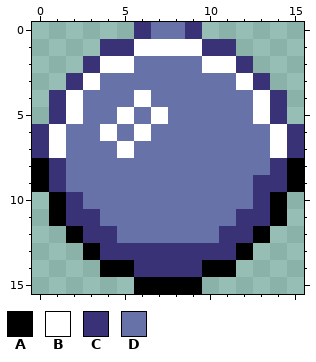
Pixel-art sprite: assets/sprites/4c_16_16_ball.png. This is how it looked before the edit.
The file is 16x16 pixels.
Palette (. is transparent): A #000000  B #ffffff  C #3a3277  D #6772a9
The result:
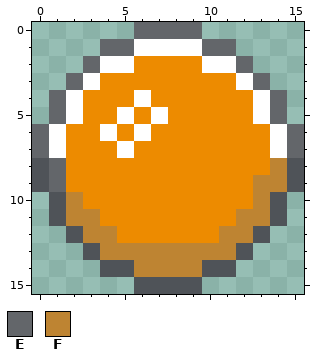
Colours new in this view: E #63666a  F #be8432
Change:
{"colour":"A","old":"#000000","new":"#4f5358"}
{"colour":"D","old":"#6772a9","new":"#ed8b00"}
{"y":0,"x":6,"old":"CDDC","new":"EEEE"}
{"y":1,"x":4,"old":"CC","new":"EE"}
{"y":1,"x":10,"old":"CC","new":"EE"}
{"y":2,"x":3,"old":"C","new":"E"}
{"y":2,"x":12,"old":"C","new":"E"}
{"y":3,"x":2,"old":"C","new":"E"}
{"y":3,"x":13,"old":"C","new":"E"}
{"y":4,"x":1,"old":"C","new":"E"}
{"y":4,"x":14,"old":"C","new":"E"}
{"y":5,"x":1,"old":"C","new":"E"}
{"y":5,"x":14,"old":"C","new":"E"}
{"y":6,"x":0,"old":"C","new":"E"}
{"y":6,"x":15,"old":"C","new":"E"}
{"y":7,"x":0,"old":"C","new":"E"}
{"y":7,"x":15,"old":"C","new":"E"}
{"y":8,"x":1,"old":"C","new":"E"}
{"y":8,"x":14,"old":"C","new":"F"}
{"y":9,"x":1,"old":"C","new":"E"}
{"y":9,"x":13,"old":"CC","new":"FF"}
{"y":10,"x":2,"old":"C","new":"F"}
{"y":10,"x":13,"old":"C","new":"F"}
{"y":11,"x":2,"old":"CC","new":"FF"}
{"y":11,"x":12,"old":"CC","new":"FF"}
{"y":12,"x":3,"old":"CC","new":"FF"}
{"y":12,"x":11,"old":"CC","new":"FF"}
{"y":13,"x":4,"old":"CCCCCCCC","new":"FFFFFFFF"}
{"y":14,"x":6,"old":"CCCC","new":"FFFF"}
{"label":"changed","picture_box":[32,22,304,294]}
